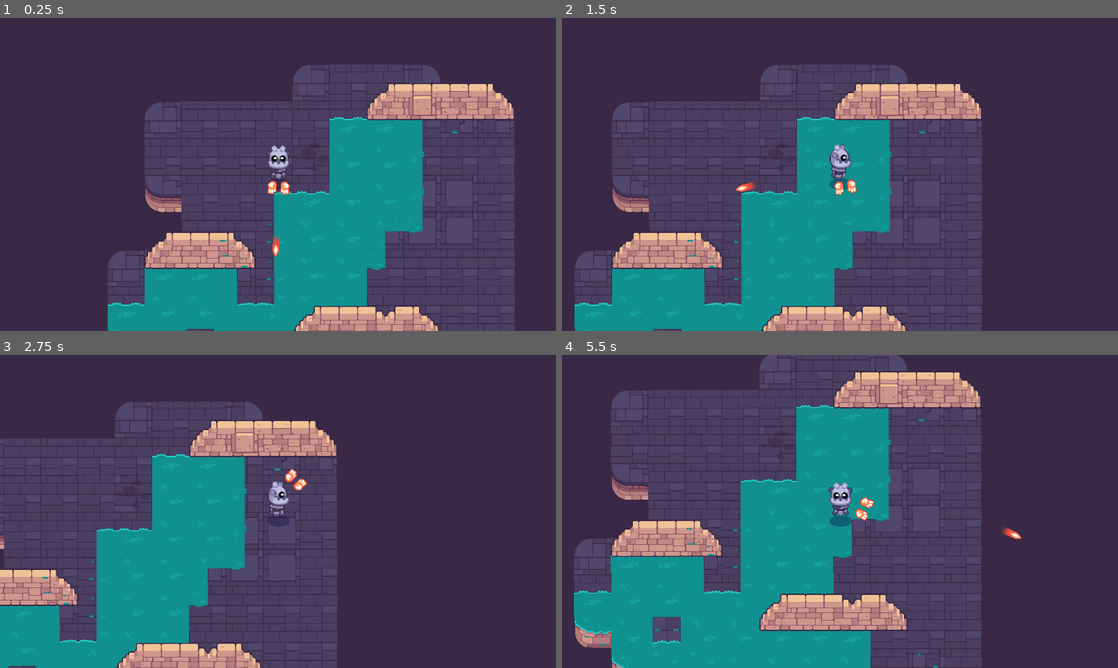
Above: before the commit, frames 1-4 (two rows, left to right).
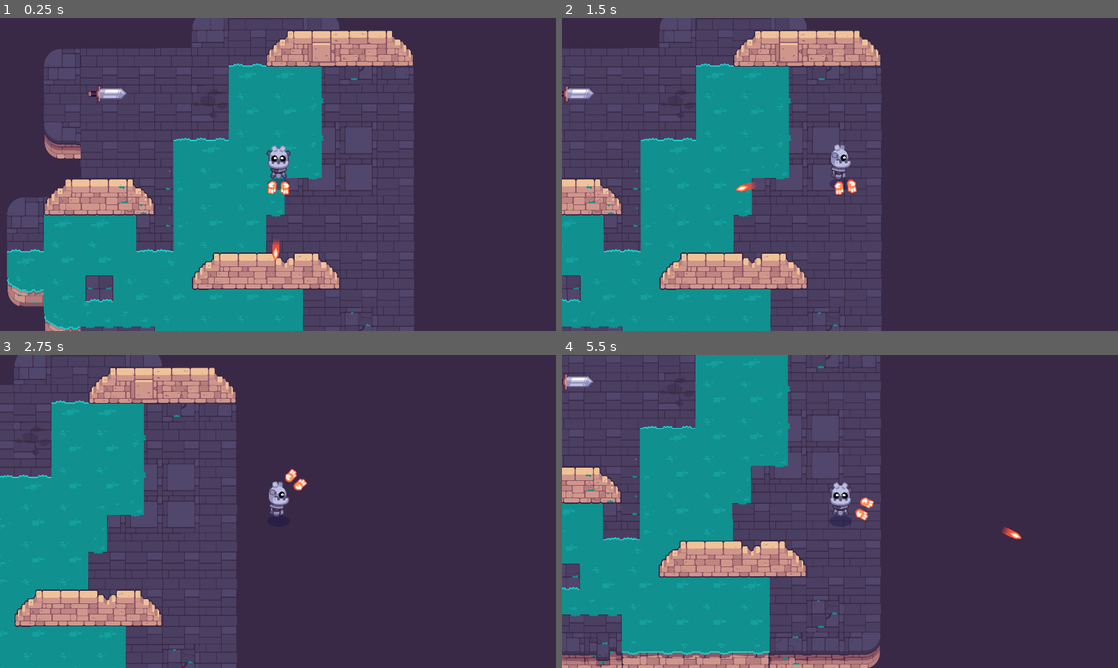
Above: after the commit, the same moments.

Repository: ellawchen/Path-of-Sorcerers-Game
Game: Godot game, scene res://background.tscn
The game is run twice, just before and just after one commit, with the same random seed, the same clock (stepped at 60 frames per second) and the same inputs. This scene is started directly instead of the project's main scene.
Inputs (mouse positions are in pixels of both pictures, inside the frame that each line leads up to):
- Up to frame 1 (0.25 s): no input
- Up to frame 2 (1.5 s): tap Enter at 0.5 s; move the mouse to (962, 158) at 0.52 s; hold D (right) 0.53-1.25 s; click (962, 158) at 0.6 s; tap Space at 0.77 s; drag from (728, 190) to (1067, 136) at 1.27 s
- Up to frame 3 (2.75 s): tap Space at 2 s; move the mouse to (333, 442) at 2.02 s; hold D (right) from 2.03 s (still down); click (333, 442) at 2.1 s
- Up to frame 4 (5.5 s): release D (right) at 2.75 s; drag from (812, 574) to (673, 464) at 2.77 s; tap Enter at 3.5 s; move the mouse to (1006, 558) at 3.52 s; hold A (left) 3.53-4.25 s; click (1006, 558) at 3.6 s; tap Space at 3.77 s; drag from (673, 464) to (756, 433) at 4.27 s; move the mouse to (867, 511) at 5.02 s; hold S (down) from 5.03 s (still down); click (867, 511) at 5.1 s

The runs differ from the first frame. In frame 1, 63% of the frame differs, in the area x 1-93%, y 0-100%; in frame 2, 54%; in frame 3, 45%; in frame 4, 57%.

Commit message:
M10 L8

Diff:
--- a/M10.twin_stick_workbook/background.tscn
+++ b/M10.twin_stick_workbook/background.tscn
@@ -1,11 +1,15 @@
-[gd_scene load_steps=3 format=3 uid="uid://dbswe3rf3pq50"]
+[gd_scene load_steps=4 format=3 uid="uid://dbswe3rf3pq50"]
 
 [ext_resource type="PackedScene" uid="uid://t1g3i711pgfs" path="res://player.tscn" id="1_f80gk"]
 [ext_resource type="PackedScene" uid="uid://cu2rb5dl4ljte" path="res://levels/rooms/room_a.tscn" id="2_iak83"]
+[ext_resource type="PackedScene" uid="uid://clu1ekt7r056f" path="res://mob.tscn" id="3_mfo61"]
 
 [node name="Background" type="Node2D"]
 
 [node name="RoomA" parent="." instance=ExtResource("2_iak83")]
 
 [node name="Player" parent="." instance=ExtResource("1_f80gk")]
-position = Vector2(592, 336)
+position = Vector2(940, 520)
+
+[node name="Mob" parent="." instance=ExtResource("3_mfo61")]
+position = Vector2(348, 284)
--- a/M10.twin_stick_workbook/bullet.gd
+++ b/M10.twin_stick_workbook/bullet.gd
@@ -1,6 +1,6 @@
 extends Area2D
 
-@export var speed := 750
+@export var speed := 800
 
 var max_range := 1000.0
 
--- /dev/null
+++ b/M10.twin_stick_workbook/mob.gd
@@ -0,0 +1,32 @@
+class_name Mob extends CharacterBody2D
+
+@export var max_speed := 250.0
+@export var acceleration := 700.0
+
+var _player: Player = null
+
+@onready var _detection_area: Area2D = %Area2D
+
+
+func _ready() -> void:
+	_detection_area.body_entered.connect(func (body: Node) -> void:
+		if body is Player:
+			_player = body
+	)
+	_detection_area.body_exited.connect(func (body: Node) -> void:
+		if body is Player:
+			_player = null
+	)
+
+
+func _physics_process(delta: float) -> void:
+	if _player == null:
+		velocity = velocity.move_toward(Vector2.ZERO, acceleration * delta)
+	else:
+		var direction := global_position.direction_to(_player.global_position)
+		var distance := global_position.distance_to(_player.global_position)
+		var speed := max_speed if distance > 120.0 else max_speed * distance / 120.0
+		var desired_velocity := direction * speed
+		velocity = velocity.move_toward(desired_velocity, acceleration * delta)
+
+	move_and_slide()
--- /dev/null
+++ b/M10.twin_stick_workbook/mob.tscn
@@ -0,0 +1,29 @@
+[gd_scene load_steps=5 format=3 uid="uid://clu1ekt7r056f"]
+
+[ext_resource type="Script" path="res://mob.gd" id="1_gnta7"]
+[ext_resource type="Texture2D" uid="uid://nohjoiah3jgr" path="res://mobs/sword_inactive.png" id="2_7hh41"]
+
+[sub_resource type="CapsuleShape2D" id="CapsuleShape2D_fyeq3"]
+radius = 18.9991
+height = 125.998
+
+[sub_resource type="CircleShape2D" id="CircleShape2D_yacab"]
+radius = 222.41
+
+[node name="Mob" type="CharacterBody2D"]
+motion_mode = 1
+script = ExtResource("1_gnta7")
+
+[node name="Sprite2D" type="Sprite2D" parent="."]
+texture = ExtResource("2_7hh41")
+
+[node name="CollisionShape2D" type="CollisionShape2D" parent="."]
+rotation = -1.57166
+shape = SubResource("CapsuleShape2D_fyeq3")
+
+[node name="Area2D" type="Area2D" parent="."]
+unique_name_in_owner = true
+
+[node name="CollisionShape2D" type="CollisionShape2D" parent="Area2D"]
+shape = SubResource("CircleShape2D_yacab")
+debug_color = Color(0.337255, 0.94902, 0.541176, 0.419608)
--- a/M10.twin_stick_workbook/player.gd
+++ b/M10.twin_stick_workbook/player.gd
@@ -1,4 +1,4 @@
-extends CharacterBody2D
+class_name Player extends CharacterBody2D
 
 @export var speed := 460.0
 @export var drag_factor := 10.0
--- a/M10.twin_stick_workbook/player.tscn
+++ b/M10.twin_stick_workbook/player.tscn
@@ -22,6 +22,7 @@
 script = ExtResource("4_iaiew")
 
 [node name="CollisionShape2D" type="CollisionShape2D" parent="."]
+unique_name_in_owner = true
 position = Vector2(0, 37)
 shape = SubResource("CircleShape2D_fq7f2")
 
@@ -33,6 +34,7 @@
 script = ExtResource("5_vhcnd")
 
 [node name="WeaponAnchor" type="Marker2D" parent="WeaponPivot"]
+unique_name_in_owner = true
 position = Vector2(114.919, -4.42212)
 
 [node name="Weapon" parent="WeaponPivot/WeaponAnchor" instance=ExtResource("5_epxhx")]
--- a/M10.twin_stick_workbook/weapon.gd
+++ b/M10.twin_stick_workbook/weapon.gd
@@ -9,7 +9,6 @@
 func _ready() -> void:
 	if Engine.is_editor_hint():
 		set_physics_process(false)
-
 
 func _physics_process(_delta: float) -> void:
 	if Input.is_action_just_pressed("shoot"):
